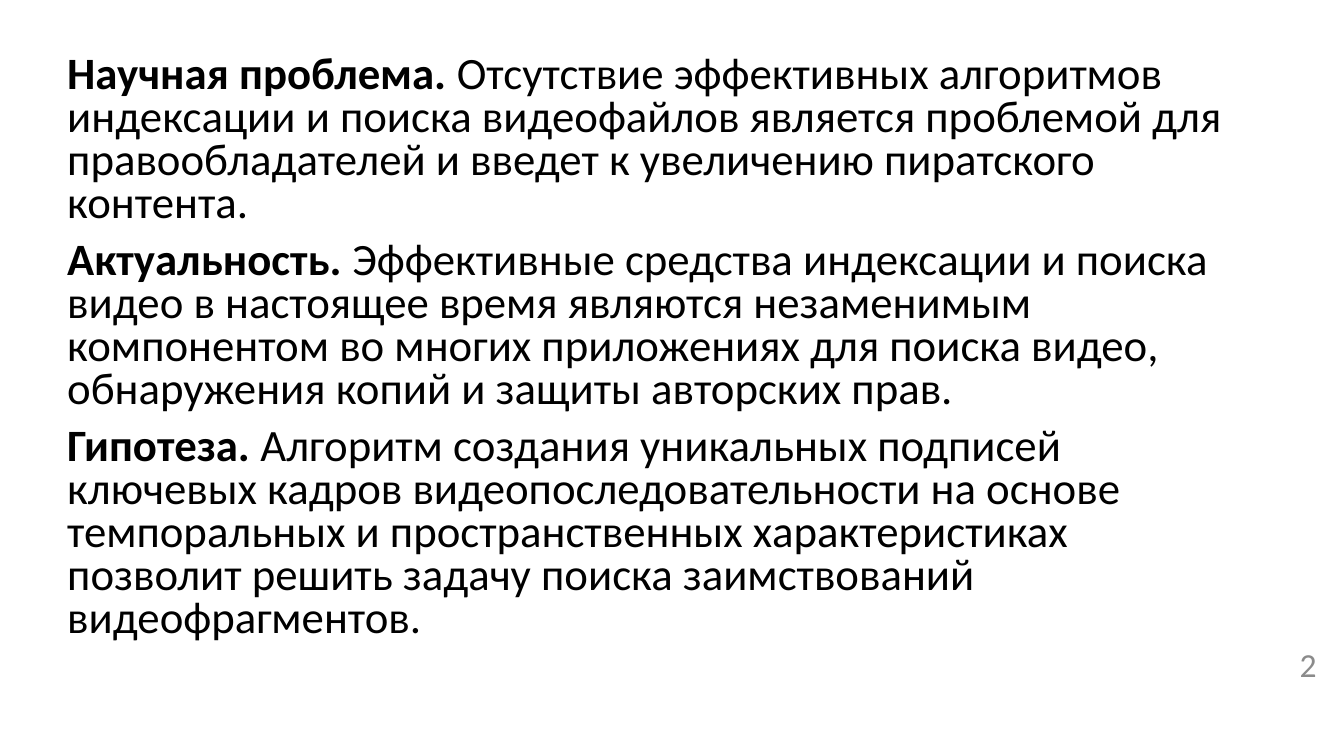
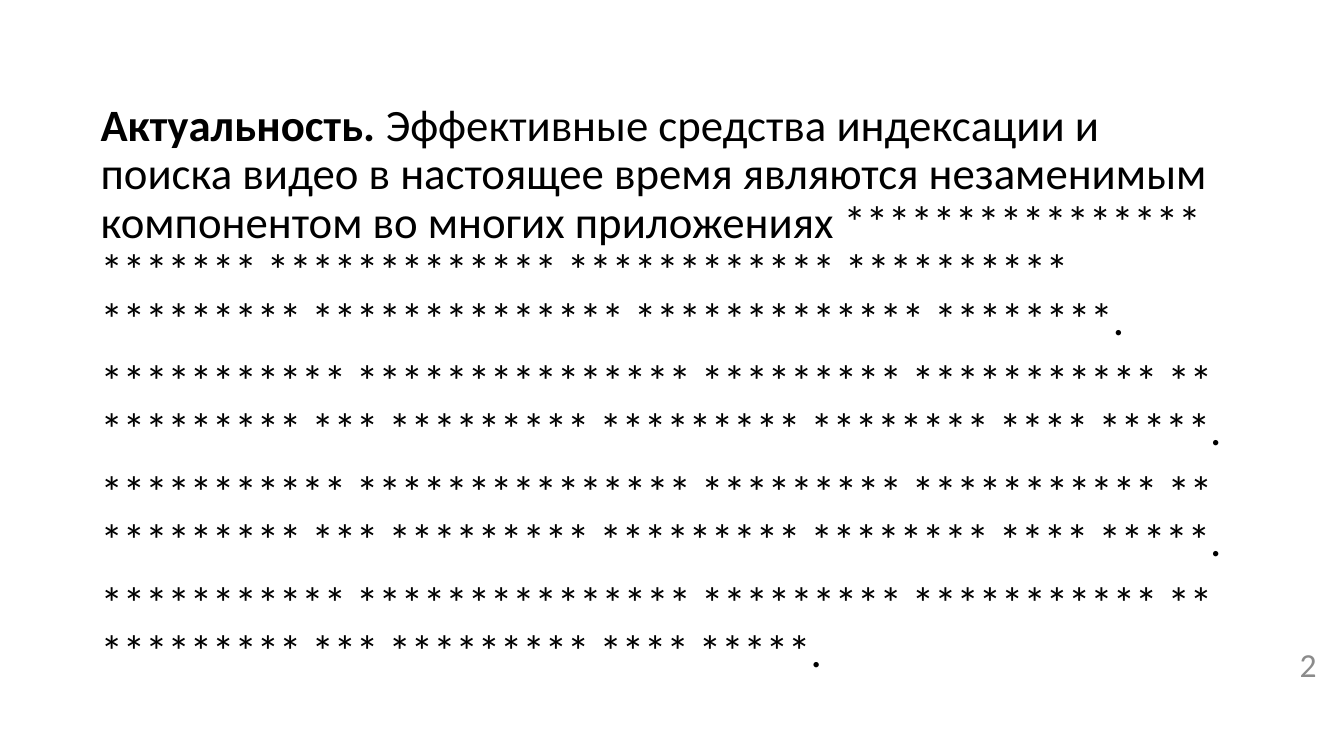
Before and after one commit to permCoding/Magistr-2022, a slide deck: slide 2 of 08-ВКР/как оформлять/Презентация-к-ВКР.pptx. Drawn at 1344x756 pixels with LibreOffice and Linux fonts; fonts in the diff are those of the drawing. Boxes give left, top, right and bottom in pixels: in the first picture for what was removed or moved away, otherwise in the second. Text is boxed around its words. In the diff, an @@ line names an element or a change of style, - is before the commit and + after.

```diff
--- a/08-ВКР/как оформлять/Презентация-к-ВКР.pptx
+++ b/08-ВКР/как оформлять/Презентация-к-ВКР.pptx
@@ text at (x1=101, y1=110, x2=1207, y2=246): text changed @@
-Научная проблема. Отсутствие эффективных алгоритмов индексации и поиска видеофайлов является проблемой для правообладателей и введет к увеличению пиратского контента.
-Актуальность. Эффективные средства индексации и поиска видео в настоящее время являются незаменимым компонентом во многих приложениях для поиска видео, обнаружения копий и защиты авторских прав.
-Гипотеза. Алгоритм создания уникальных подписей ключевых кадров видеопоследовательности на основе темпоральных и пространственных характеристиках позволит решить задачу поиска заимствований видеофрагментов.
+Актуальность. Эффективные средства индексации и поиска видео в настоящее время являются незаменимым компонентом во многих приложениях **************** ******* ************* ************ ********** ********* ************** ************* ********.
+*********** *************** ********* *********** ** ********* *** ********* ********* ******** **** *****.
+*********** *************** ********* *********** ** ********* *** ********* ********* ******** **** *****.
+*********** *************** ********* *********** ** ********* *** ********* **** *****.
```
Also in this commit, not shown: 8 other slides changed, 3 slides added, 2 slides removed.
